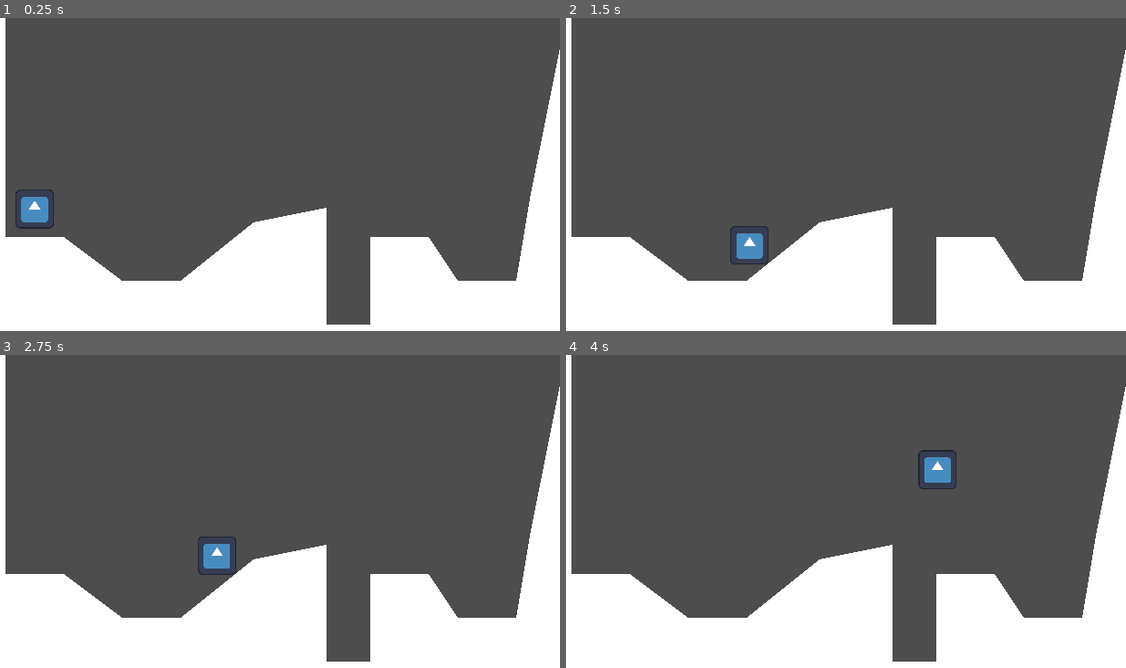
Above: before the commit, frames 1-4 (two rows, left to right).
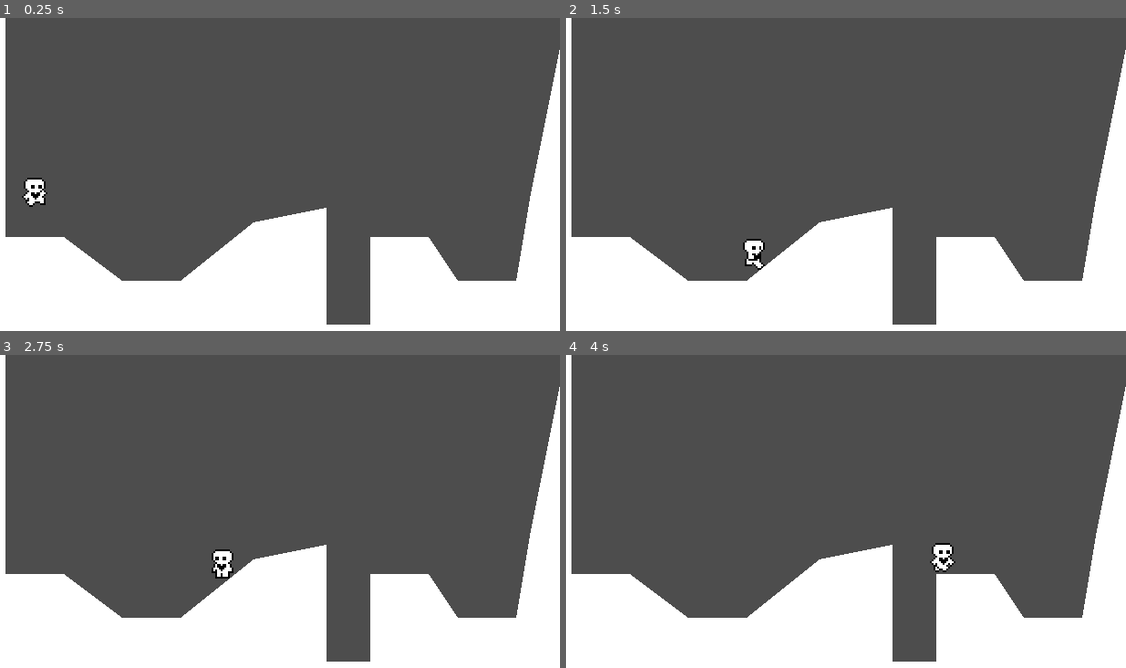
Above: after the commit, the same moments.

Repository: KadirKuruca/GodotPlatformer2D
Game: Godot game, scene res://scenes/world.tscn
Same seed, same stepped clock (60 frames per second), same inputs: the game is played once before the commit and once after it. The engine's default icon, where the game draws it, is replaced by a stand-in: a white triangle on a blue panel in a dark square.
Inputs:
- Up to frame 1 (0.25 s): no input
- Up to frame 2 (1.5 s): tap Enter (ui_accept) at 0.5, 0.77 s; hold Right (ui_right) from 0.53 s (still down)
- Up to frame 3 (2.75 s): tap Enter (ui_accept) at 1.52 s; release Right (ui_right) at 2.03 s; hold Left (ui_left) from 2.03 s (still down)
- Up to frame 4 (4 s): release Left (ui_left) at 2.78 s; hold Right (ui_right) from 2.78 s (still down); tap Enter (ui_accept) at 3.02, 3.77 s

The runs differ from the first frame. In frame 1, 0.7% of the frame differs, in the area x 2-10%, y 51-68%; in frame 2, 0.5%; in frame 3, 0.6%; in frame 4, 0.8%, in the area x 62-70%, y 30-70%.

Commit message:
Create animations and set for movements

Diff:
--- a/scenes/player.gd
+++ b/scenes/player.gd
@@ -5,9 +5,8 @@
 const SPEED = 100.0
 const JUMP_VELOCITY = -300.0
 
-# Get the gravity from the project settings to be synced with RigidBody nodes.
+@onready var animated_sprite_2d = $AnimatedSprite2D
 var gravity = ProjectSettings.get_setting("physics/2d/default_gravity")
-
 
 func _physics_process(delta):
 	apply_gravity(delta)
@@ -18,7 +17,7 @@
 		velocity.x = move_toward(velocity.x, SPEED * input_axis, ACCELERATION * delta)
 	else:
 		velocity.x = move_toward(velocity.x, 0, FRICTION * delta)
-
+	update_animations(input_axis)
 	move_and_slide()
 
 func apply_gravity(delta):
@@ -32,3 +31,13 @@
 	else:
 		if Input.is_action_just_released("ui_accept") and velocity.y < JUMP_VELOCITY / 2:
 			velocity.y = JUMP_VELOCITY / 2
+
+func update_animations(input_axis):
+	if input_axis != 0:
+		animated_sprite_2d.flip_h = (input_axis < 0)
+		animated_sprite_2d.play("run")
+	else:
+		animated_sprite_2d.play("idle")
+
+	if not is_on_floor():
+		animated_sprite_2d.play("jump")
--- a/scenes/player.tscn
+++ b/scenes/player.tscn
@@ -1,9 +1,84 @@
-[gd_scene load_steps=4 format=3 uid="uid://chweokfpucefn"]
+[gd_scene load_steps=13 format=3 uid="uid://chweokfpucefn"]
 
-[ext_resource type="Texture2D" uid="uid://bj568l7m3y44s" path="res://icon.svg" id="1_ff4vp"]
 [ext_resource type="Script" path="res://scenes/player.gd" id="1_s3rv3"]
+[ext_resource type="Texture2D" uid="uid://lcadk25wud16" path="res://assets/player/player.png" id="2_hnoeb"]
 
 [sub_resource type="RectangleShape2D" id="RectangleShape2D_rg0qb"]
+size = Vector2(8.33333, 15.2917)
+
+[sub_resource type="AtlasTexture" id="AtlasTexture_il18b"]
+atlas = ExtResource("2_hnoeb")
+region = Rect2(0, 0, 24, 20)
+
+[sub_resource type="AtlasTexture" id="AtlasTexture_8dxax"]
+atlas = ExtResource("2_hnoeb")
+region = Rect2(144, 0, 24, 20)
+
+[sub_resource type="AtlasTexture" id="AtlasTexture_suxhk"]
+atlas = ExtResource("2_hnoeb")
+region = Rect2(24, 0, 24, 20)
+
+[sub_resource type="AtlasTexture" id="AtlasTexture_pp3hn"]
+atlas = ExtResource("2_hnoeb")
+region = Rect2(48, 0, 24, 20)
+
+[sub_resource type="AtlasTexture" id="AtlasTexture_oesob"]
+atlas = ExtResource("2_hnoeb")
+region = Rect2(72, 0, 24, 20)
+
+[sub_resource type="AtlasTexture" id="AtlasTexture_qu3yi"]
+atlas = ExtResource("2_hnoeb")
+region = Rect2(96, 0, 24, 20)
+
+[sub_resource type="AtlasTexture" id="AtlasTexture_qu46p"]
+atlas = ExtResource("2_hnoeb")
+region = Rect2(120, 0, 24, 20)
+
+[sub_resource type="AtlasTexture" id="AtlasTexture_plm3x"]
+atlas = ExtResource("2_hnoeb")
+region = Rect2(0, 0, 24, 20)
+
+[sub_resource type="SpriteFrames" id="SpriteFrames_phl2u"]
+animations = [{
+"frames": [{
+"duration": 1.0,
+"texture": SubResource("AtlasTexture_il18b")
+}],
+"loop": true,
+"name": &"idle",
+"speed": 5.0
+}, {
+"frames": [{
+"duration": 1.0,
+"texture": SubResource("AtlasTexture_8dxax")
+}],
+"loop": true,
+"name": &"jump",
+"speed": 5.0
+}, {
+"frames": [{
+"duration": 1.0,
+"texture": SubResource("AtlasTexture_suxhk")
+}, {
+"duration": 1.0,
+"texture": SubResource("AtlasTexture_pp3hn")
+}, {
+"duration": 1.0,
+"texture": SubResource("AtlasTexture_oesob")
+}, {
+"duration": 1.0,
+"texture": SubResource("AtlasTexture_qu3yi")
+}, {
+"duration": 1.0,
+"texture": SubResource("AtlasTexture_qu46p")
+}, {
+"duration": 1.0,
+"texture": SubResource("AtlasTexture_plm3x")
+}],
+"loop": true,
+"name": &"run",
+"speed": 10.0
+}]
 
 [node name="Player" type="CharacterBody2D"]
 floor_constant_speed = true
@@ -11,8 +86,14 @@
 script = ExtResource("1_s3rv3")
 
 [node name="CollisionShape2D" type="CollisionShape2D" parent="."]
+visible = false
+position = Vector2(0, -7.66)
+scale = Vector2(0.96, 0.96)
 shape = SubResource("RectangleShape2D_rg0qb")
 
-[node name="Sprite2D" type="Sprite2D" parent="."]
-scale = Vector2(0.165, 0.165964)
-texture = ExtResource("1_ff4vp")
+[node name="AnimatedSprite2D" type="AnimatedSprite2D" parent="."]
+position = Vector2(0, -10)
+sprite_frames = SubResource("SpriteFrames_phl2u")
+animation = &"run"
+frame = 5
+frame_progress = 0.149649
Binary file added: assets/player/player.png
